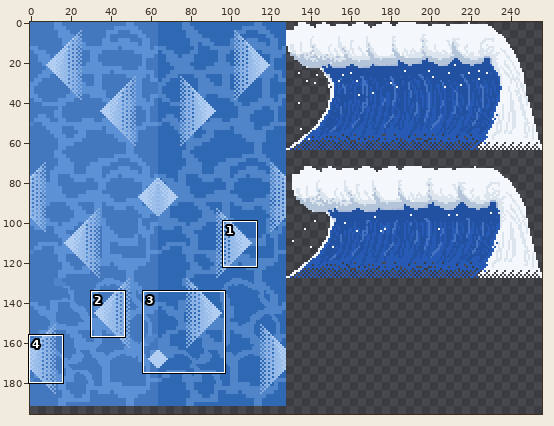
Two versions of one sprite sheet, resources/tiles.png. Above: a wide view before the commit, with the close-up outlined.
Close-up. Earlier state:
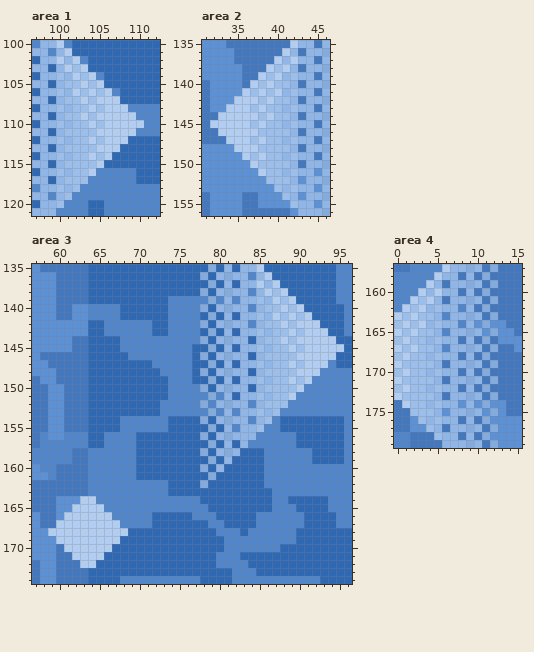
The file is 256x256 pixels. Shown: area 1: x 97..112, y 100..121; area 2: x 31..46, y 135..156; area 3: x 57..96, y 135..174; area 4: x 0..15, y 157..179. The wide view leaves out empty margins. The commit also changed other parts of the picture, which this record leaves out.
New version:
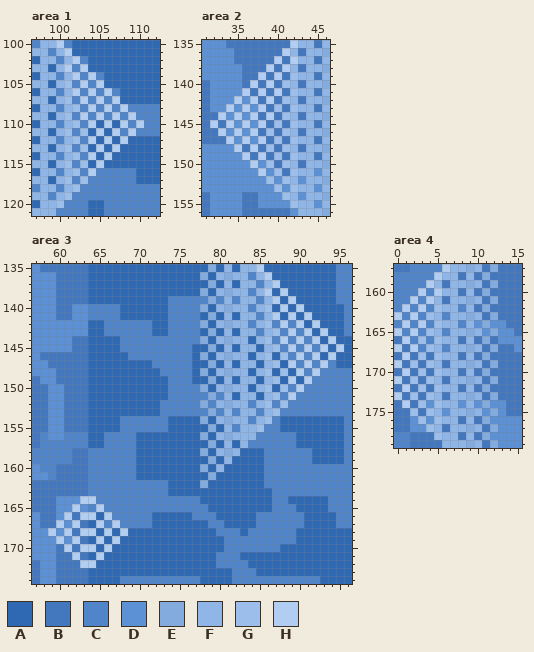
Palette (. is transparent): A #2f68b3  B #4378be  C #5085ca  D #5c91d6  E #84abdd  F #8fb6e7  G #9bbeeb  H #b1cdf1
What changed:
Changed rows in their new state; - is an unchanged pixel.
Area 1:
first column x 100:
102 C---------
103 --C-------
104 C--C------
105 --C-C-----
106 C--C-C----
107 --C-C-C---
108 C--C-C-C--
109 --C-C-C-C-
110 C--C-A-A-C
111 --C-A-A-C-
112 C--C-A-A--
113 --C-A-A---
114 C--C-A----
115 --C-A-----
116 C--C------
117 --C-------
118 C---------
Area 2:
first column x 33:
137 --------B
138 -------B-
139 ------B-B
140 -----B-B-
141 ----B-B-B
142 ---D-B-B-
143 --D-D-B-B
144 -D-D-B-B-
145 B-D-D-B-B
146 -D-D-B-B-
147 --D-D-B-B
148 ---B-B-B-
149 ----B-B-B
150 -----D-B-
151 ------D-B
152 -------D-
153 --------D
Area 3:
first column x 85:
137 C---------
138 --A-------
139 C--A------
140 --A-A-----
141 C--A-A----
142 --C-C-A---
143 C--C-C-A--
144 --C-C-C-A-
145 A--C-C-C-A
146 --A-C-C-A-
147 A--A-C-C--
148 --A-A-C---
149 A--A-A----
150 --A-C-----
151 A--C------
152 --C-------
153 C---------
first column x 60:
165 ---DC---
166 --B--A--
167 -D-BA-C-
168 D-B--A-A
169 -D-BA-A-
170 --B--A--
171 ---BA---
Area 4:
first column x 0:
160 ----C
161 ---C-
162 --C-C
163 -C-C-
164 C-C-C
165 -C-C-
166 B-C-C
167 -B-C-
168 B-B-B
169 -B-B-
170 B-B-B
171 -B-B-
172 B-B-B
173 -B-B-
174 --B-D
175 ---B-
176 ----D
